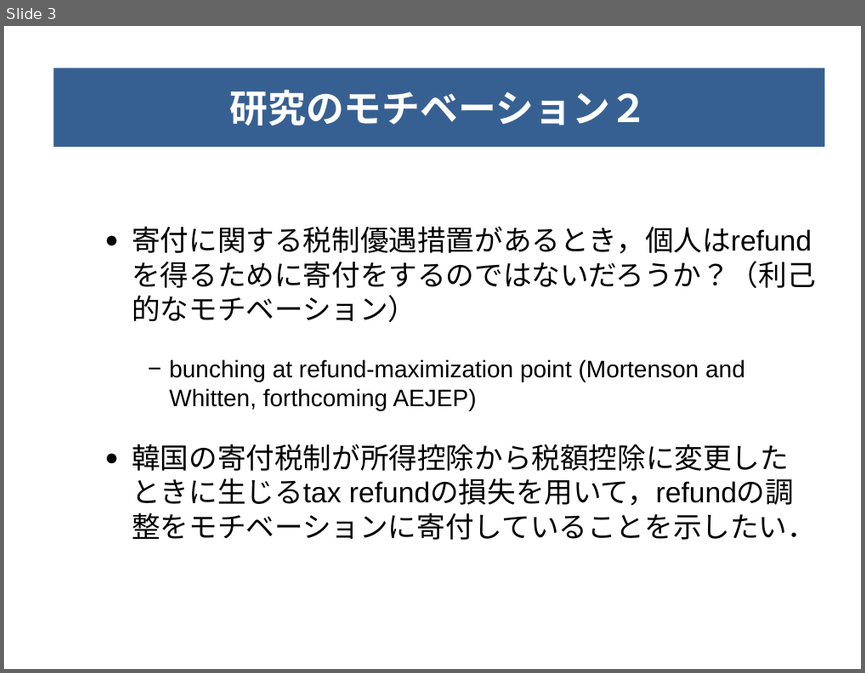
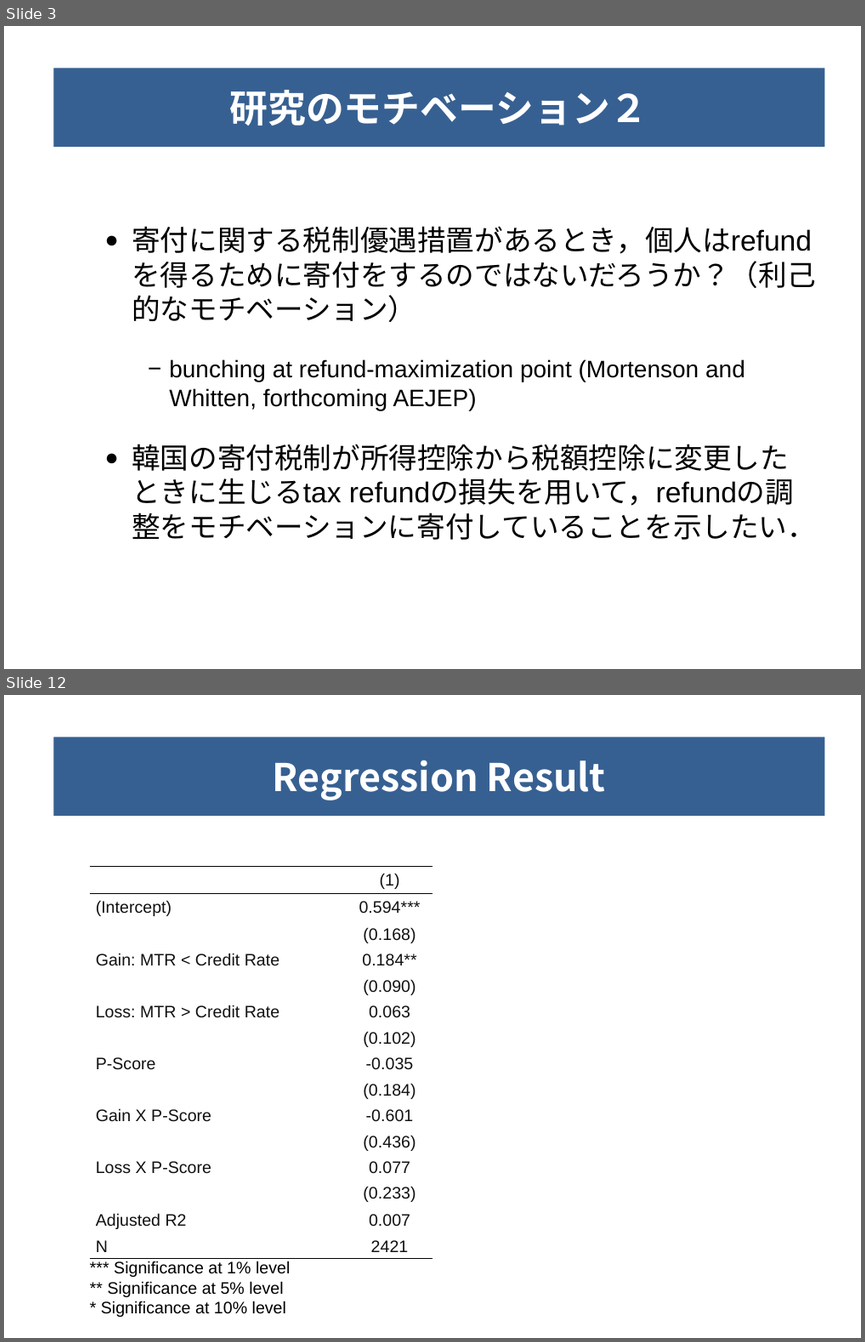
Before and after one commit to KatoPachi/NASTAB, a slide deck: report/200710Meeting.pptx. Shown one above the other, each under a label of ours: slide 3 before the commit, slides 3 and 12 after it; the slides between them are not shown. The pictures are 865x673 and 865x1342 pixels, drawn with LibreOffice and Linux fonts; fonts in the diff are those of the drawing. Boxes give left, top, right and bottom in pixels: in the first picture for what was removed or moved away, otherwise in the second. Text is boxed around its words. In the diff, an @@ line names an element or a change of style, - is before the commit and + after.

```diff
--- a/report/200710Meeting.pptx
+++ b/report/200710Meeting.pptx
@@ slide 12 added at box(4, 695, 861, 1338), background #FFFFFF @@
@@ title added at box(53, 737, 825, 816), fill #376092, 32 pt, text #FFFFFF, bold @@
+Regression Result
@@ table added at box(90, 867, 432, 1338), 18 rows, 2 columns @@
+ | (1)
+(Intercept) | 0.594***
+ | (0.168)
+Gain: MTR < Credit Rate | 0.184**
+ | (0.090)
+Loss: MTR > Credit Rate | 0.063
+ | (0.102)
+P-Score | -0.035
+ | (0.184)
+Gain X P-Score | -0.601
+ | (0.436)
+Loss X P-Score | 0.077
+ | (0.233)
+Adjusted R2 | 0.007
+N | 2421
+*** Significance at 1% level | 
+** Significance at 5% level | 
+* Significance at 10% level | 
```
Also in this commit, not shown: 8 other slides added, 2 other files.
